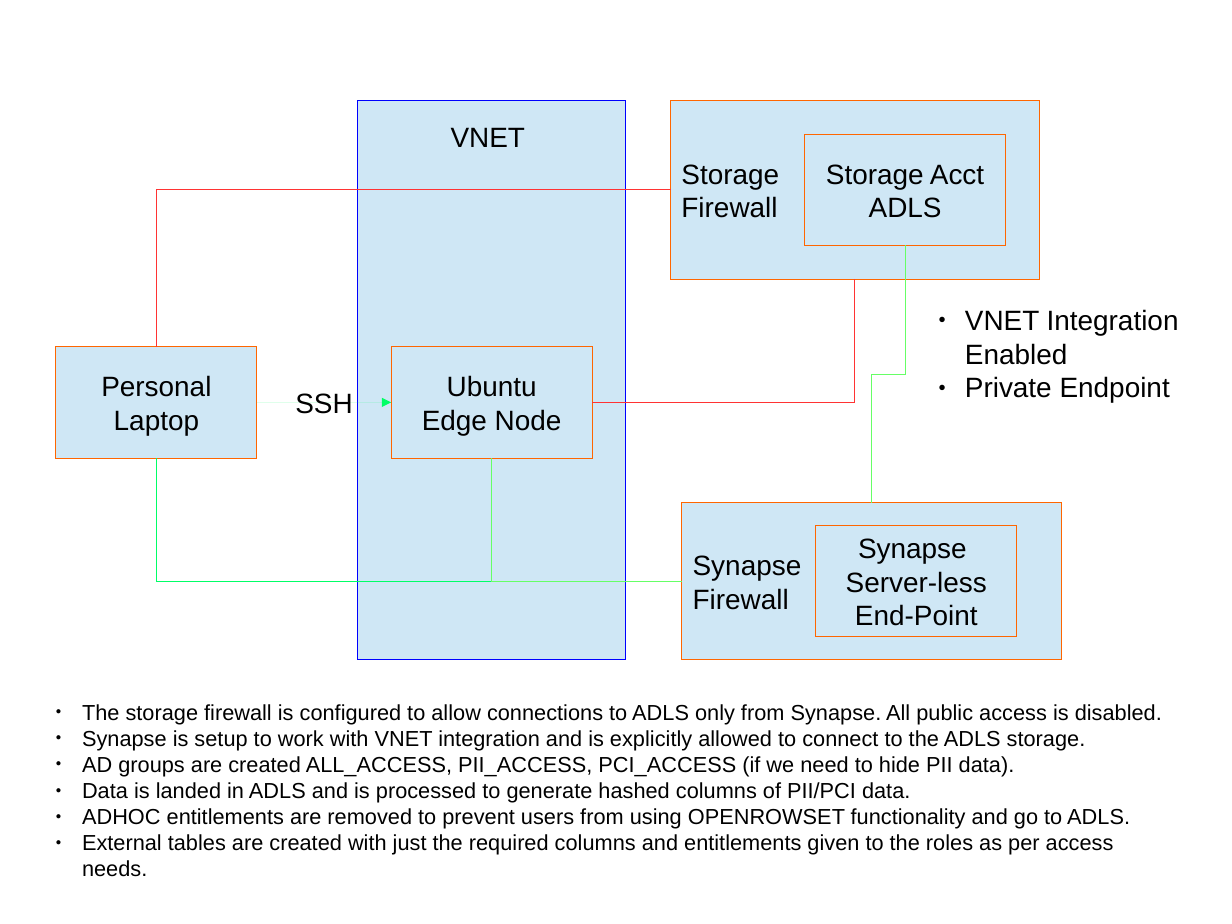
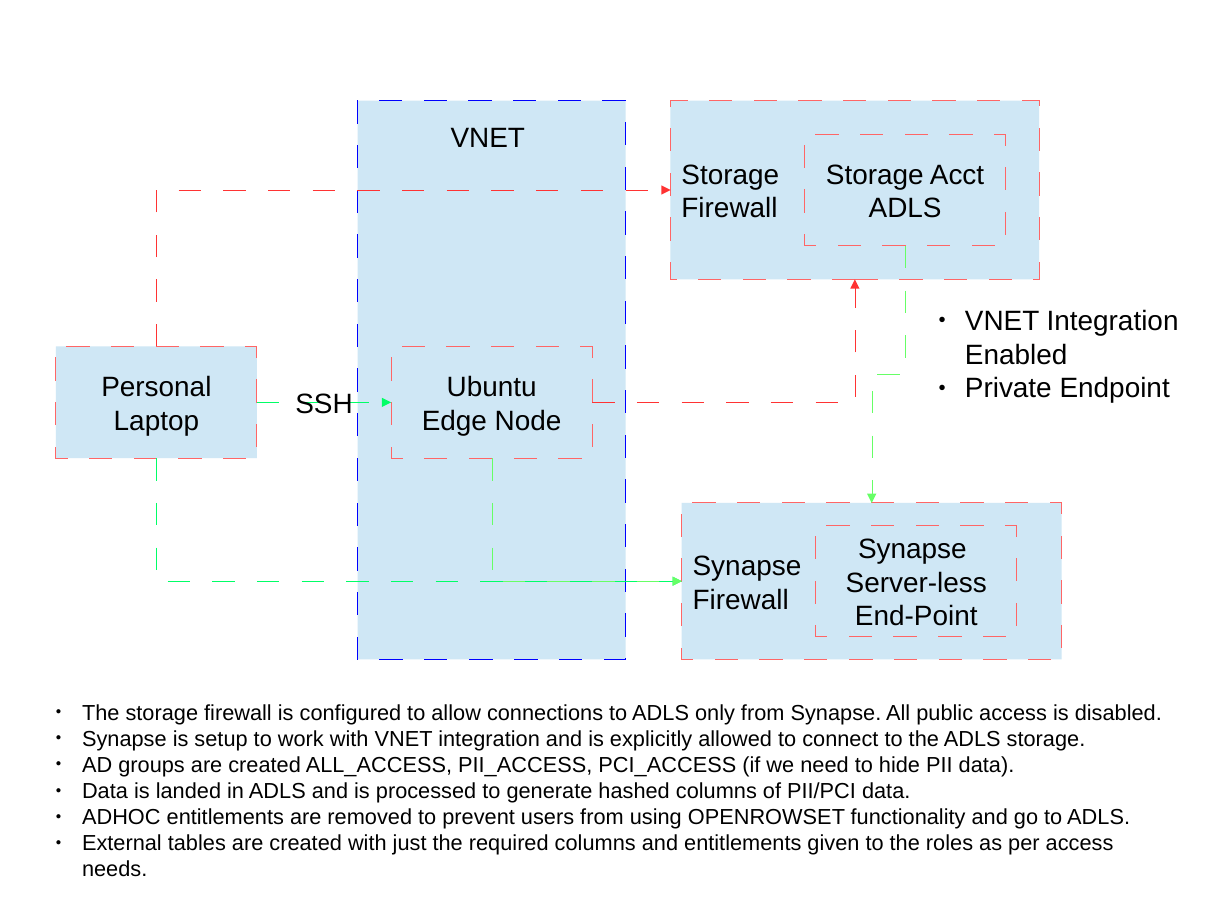
Before and after one commit to SowmyaVenky/AzureSynapseExperiments, a slide deck: slide 1 of Synapse_Setup.odp. Drawn at 1232x924 pixels with LibreOffice and Linux fonts; fonts in the diff are those of the drawing. Boxes give left, top, right and bottom in pixels: in the first picture for what was removed or moved away, otherwise in the second. Text is boxed around its words. In the diff, an @@ line names an element or a change of style, - is before the commit and + after.

```diff
--- a/Synapse_Setup.odp
+++ b/Synapse_Setup.odp
@@ elbow line (157, 347) - (671, 190): elbow line to elbow arrow @@
@@ elbow line (906, 246) - (872, 503): elbow line to elbow arrow @@
@@ elbow line (593, 402) - (855, 279): elbow line to elbow arrow @@
@@ outline #FF6600 0 pt to #FF6666 0 pt in 6 elements at bbox=[682, 503, 1062, 660], bbox=[671, 101, 1040, 279], bbox=[56, 347, 257, 458], bbox=[805, 134, 1006, 246], bbox=[816, 525, 1017, 637], bbox=[391, 347, 593, 458] @@
@@ elbow line (157, 458) - (682, 581): elbow line to elbow arrow @@
@@ elbow line (492, 458) - (682, 581): elbow line to elbow arrow @@
```
Also in this commit, not shown: 1 slide added, 3 other files.
